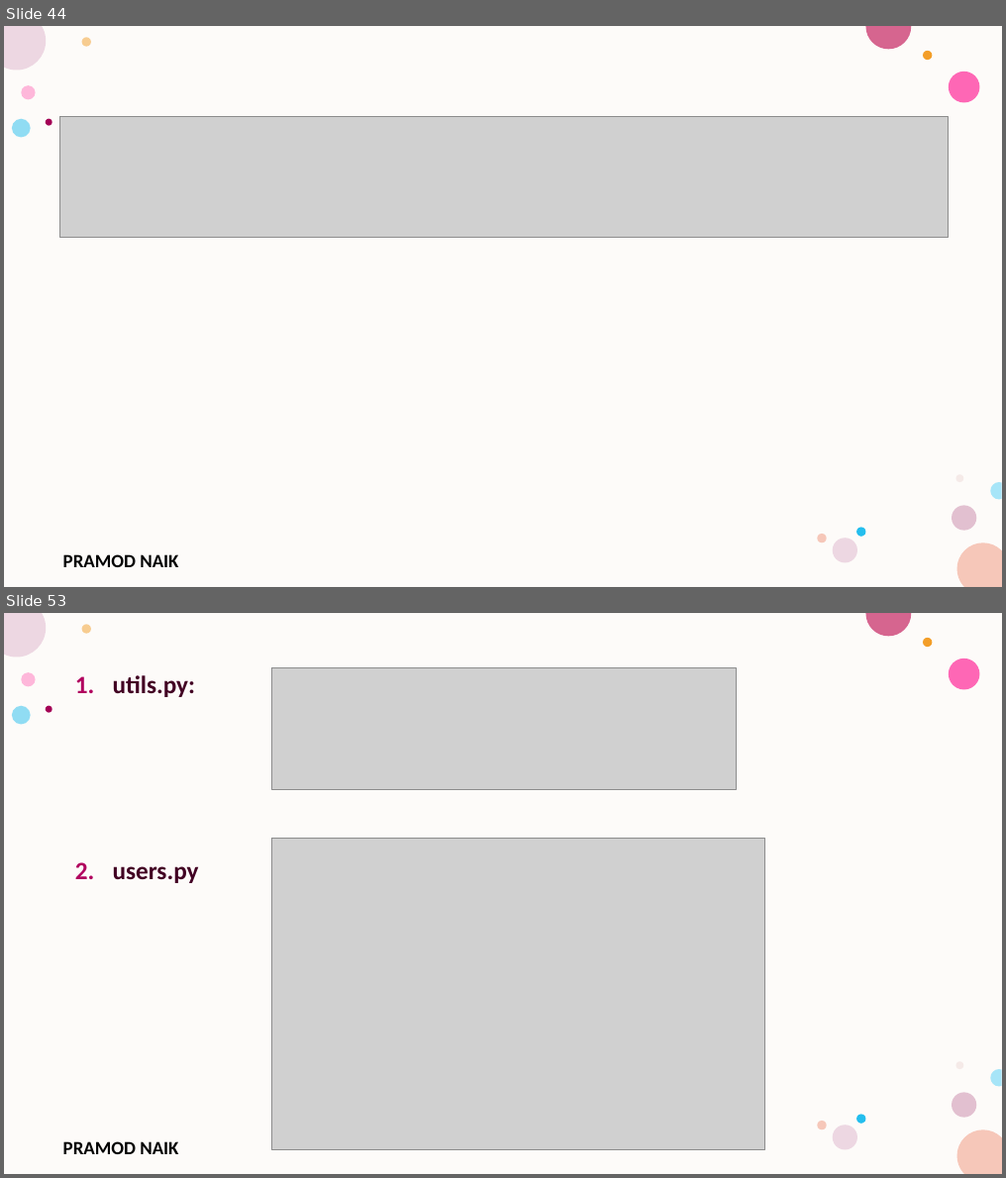
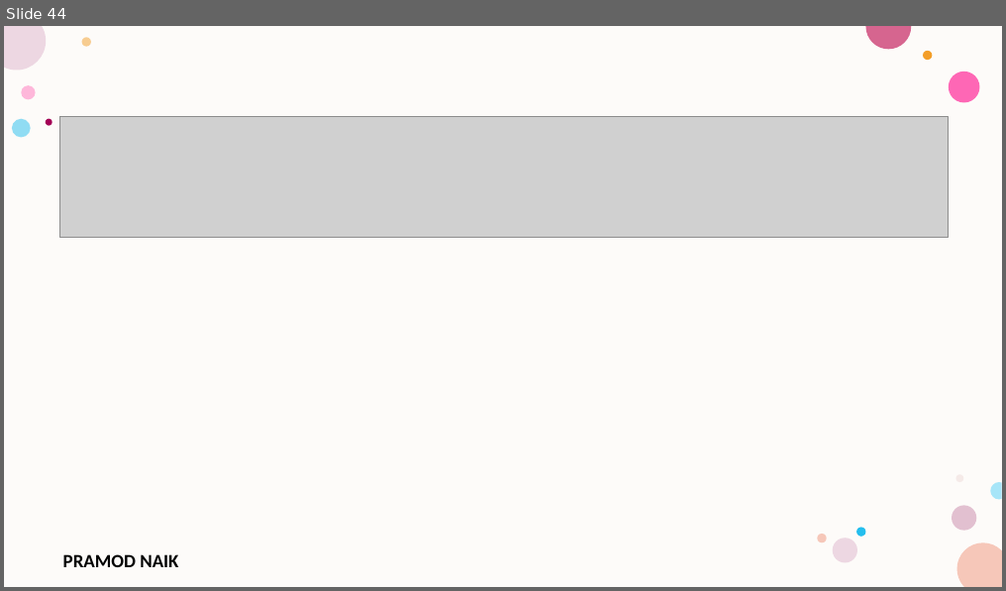
Before and after one commit to PRAMODNAIK-DEV/Backend-Dev-using-Python-FastAPI, a slide deck: FastAPI/Introduction to FastAPI.pptx. Shown one above the other, each under a label of ours: slides 44 and 53 before the commit, slide 44 after it; the slides between them are not shown. The pictures are 1006x1178 and 1006x591 pixels, drawn with LibreOffice and Linux fonts; fonts in the diff are those of the drawing; grey boxes stand for pictures; background and template pictures are left out. Boxes give left, top, right and bottom in pixels: in the first picture for what was removed or moved away, otherwise in the second. Text is boxed around its words. In the diff, an @@ line names an element or a change of style, - is before the commit and + after.

```diff
--- a/FastAPI/Introduction to FastAPI.pptx
+++ b/FastAPI/Introduction to FastAPI.pptx
@@ slide 53 removed at (4, 613, 1002, 1174), background #FFFFFF; not listed: 17 template elements that a slide beside it also shows @@
@@ picture removed at (272, 668, 737, 789) @@
@@ text removed at (113, 675, 199, 883) @@
-1. utils.py:
-2. users.py
@@ picture removed at (272, 838, 764, 1150) @@
```
Also in this commit, not shown: 7 slides changed, 15 other slides removed, 1 other file.
